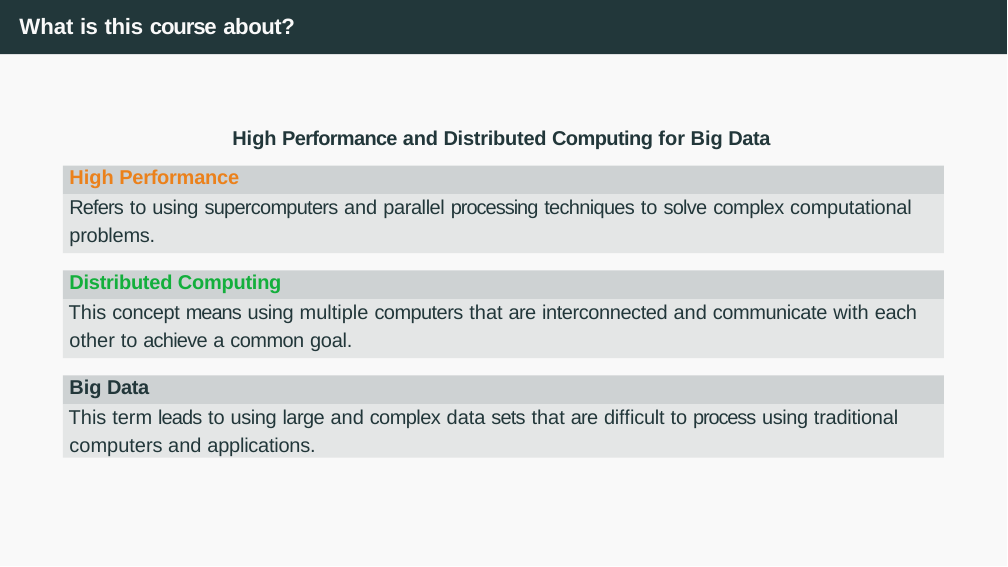
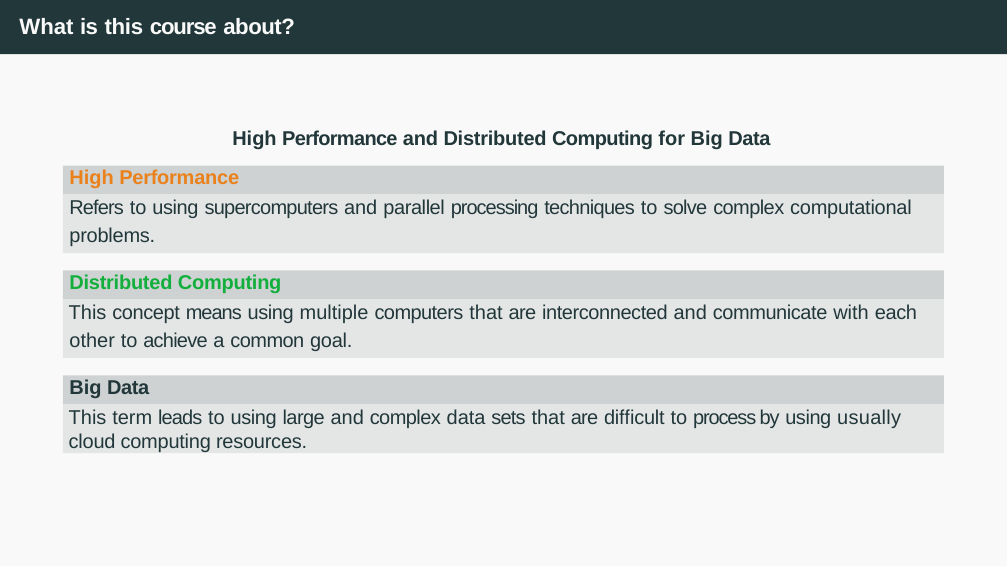
Before and after one commit to joanpaucm/HPDCB, a slide deck: slide 2 of src/slides/Session 1 and 2 - Introduction to Cloud Computing + Github Pages-2026.pptx. Drawn at 1008x567 pixels with LibreOffice and Linux fonts; fonts in the diff are those of the drawing. Boxes give left, top, right and bottom in pixels: in the first picture for what was removed or moved away, otherwise in the second. Text is boxed around its words. In the diff, an @@ line names an element or a change of style, - is before the commit and + after.

```diff
--- a/src/slides/Session 1 and 2 - Introduction to Cloud Computing + Github Pages-2026.pptx
+++ b/src/slides/Session 1 and 2 - Introduction to Cloud Computing + Github Pages-2026.pptx
@@ rectangle "This term leads to using ...": place and size @@
-rectangle "This term leads to using ..." at bbox=[62, 404, 943, 458]
+rectangle "This term leads to using ..." at bbox=[62, 404, 943, 454]
@@ text in rectangle at bbox=[69, 409, 901, 452]: text changed @@
-This term leads to using large and complex data sets that are diﬀicult to process using traditional
-computers and applications.
+This term leads to using large and complex data sets that are diﬀicult to process by using usually cloud computing resources.
```
Also in this commit, not shown: 2 other slides changed, 10 other files.
